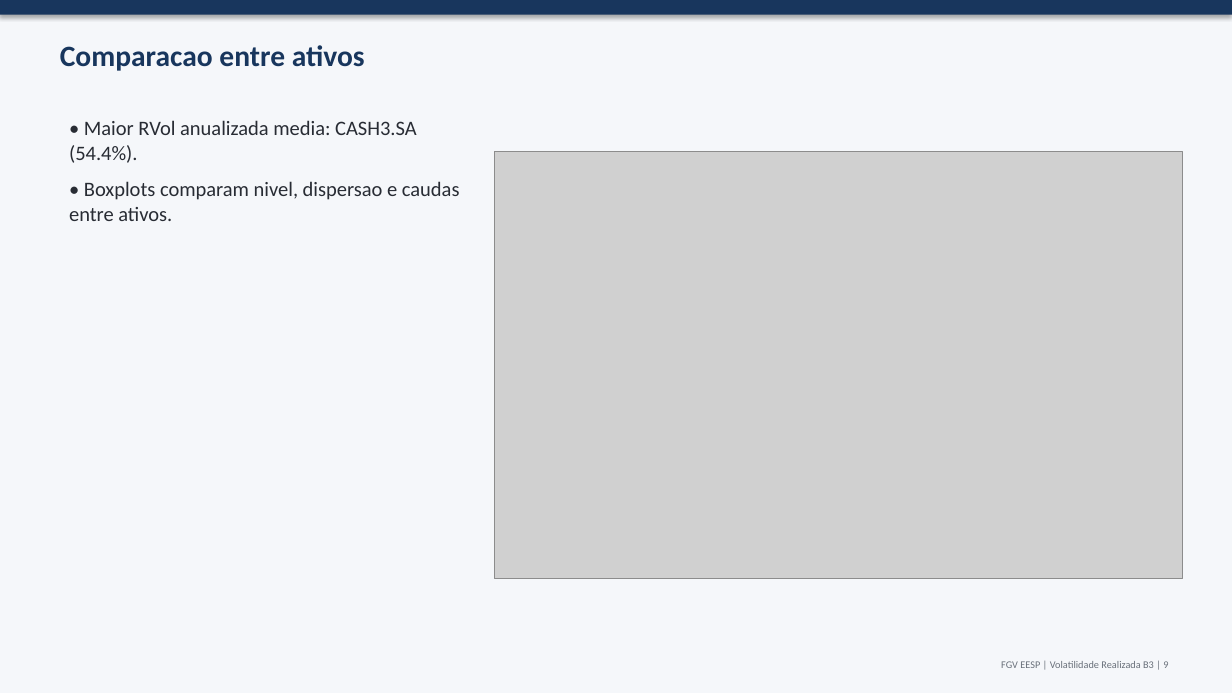
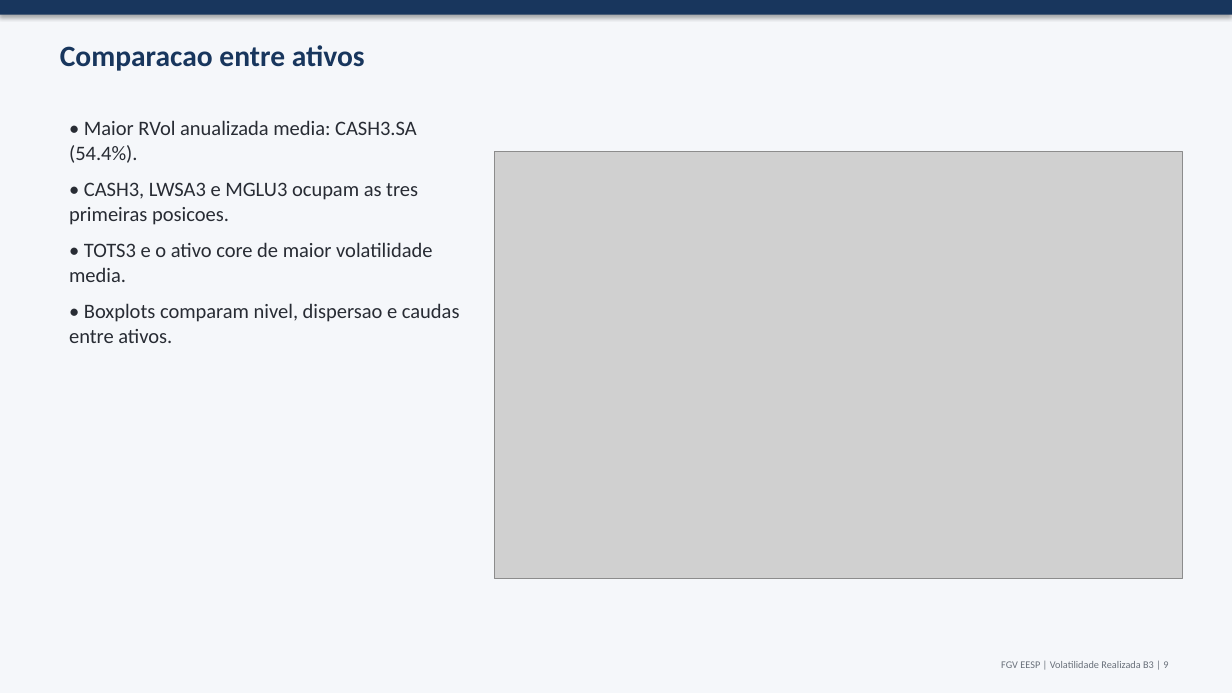
Before and after one commit to JoaoPauloZangrandi/volatilidade-realizada-b3, a slide deck: slide 9 of outputs/slides/trabalho_volatilidade_realizada_b3.pptx. Drawn at 1232x693 pixels with LibreOffice and Linux fonts; fonts in the diff are those of the drawing; grey boxes stand for pictures. Boxes give left, top, right and bottom in pixels: in the first picture for what was removed or moved away, otherwise in the second. Text is boxed around its words. In the diff, an @@ line names an element or a change of style, - is before the commit and + after.

```diff
--- a/outputs/slides/trabalho_volatilidade_realizada_b3.pptx
+++ b/outputs/slides/trabalho_volatilidade_realizada_b3.pptx
@@ text at <box>69,182,432,282</box>: paragraphs added @@
+• CASH3, LWSA3 e MGLU3 ocupam as tres primeiras posicoes.
+• TOTS3 e o ativo core de maior volatilidade media.
```
Also in this commit, not shown: 7 other slides changed, 48 other files.
